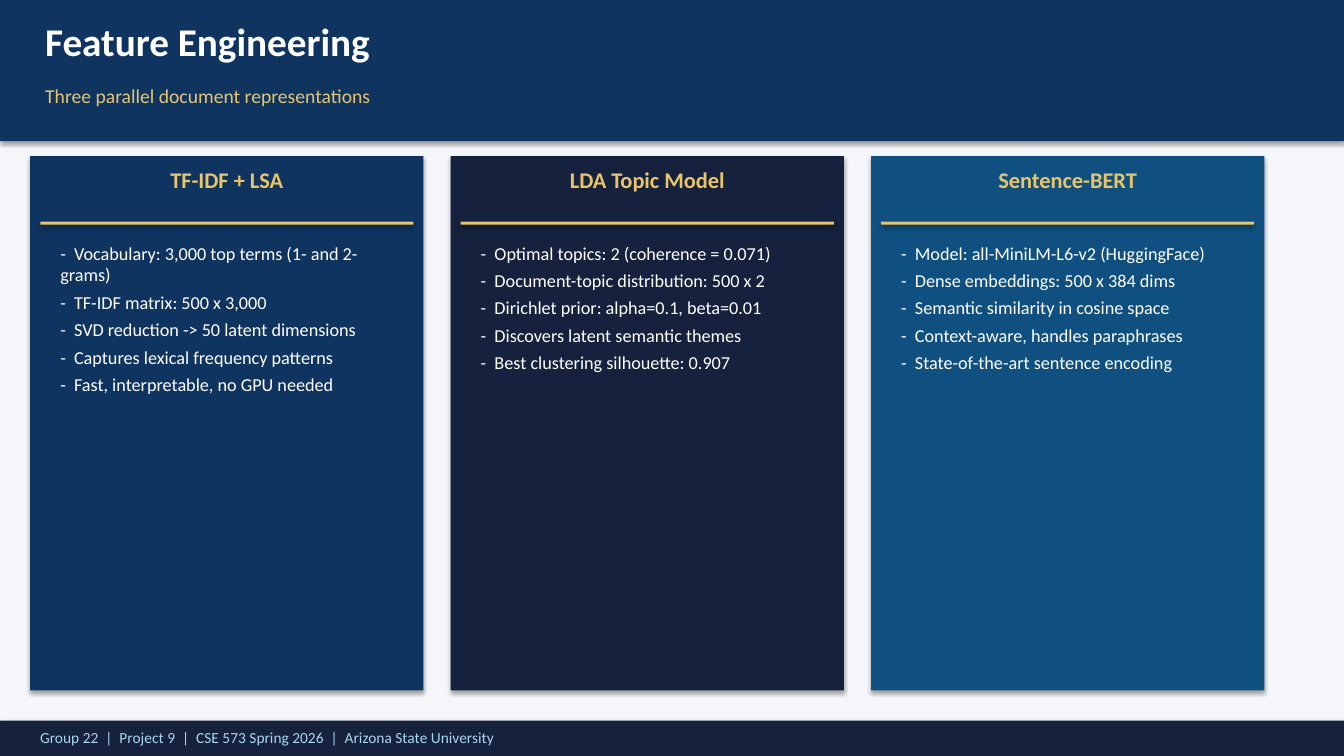
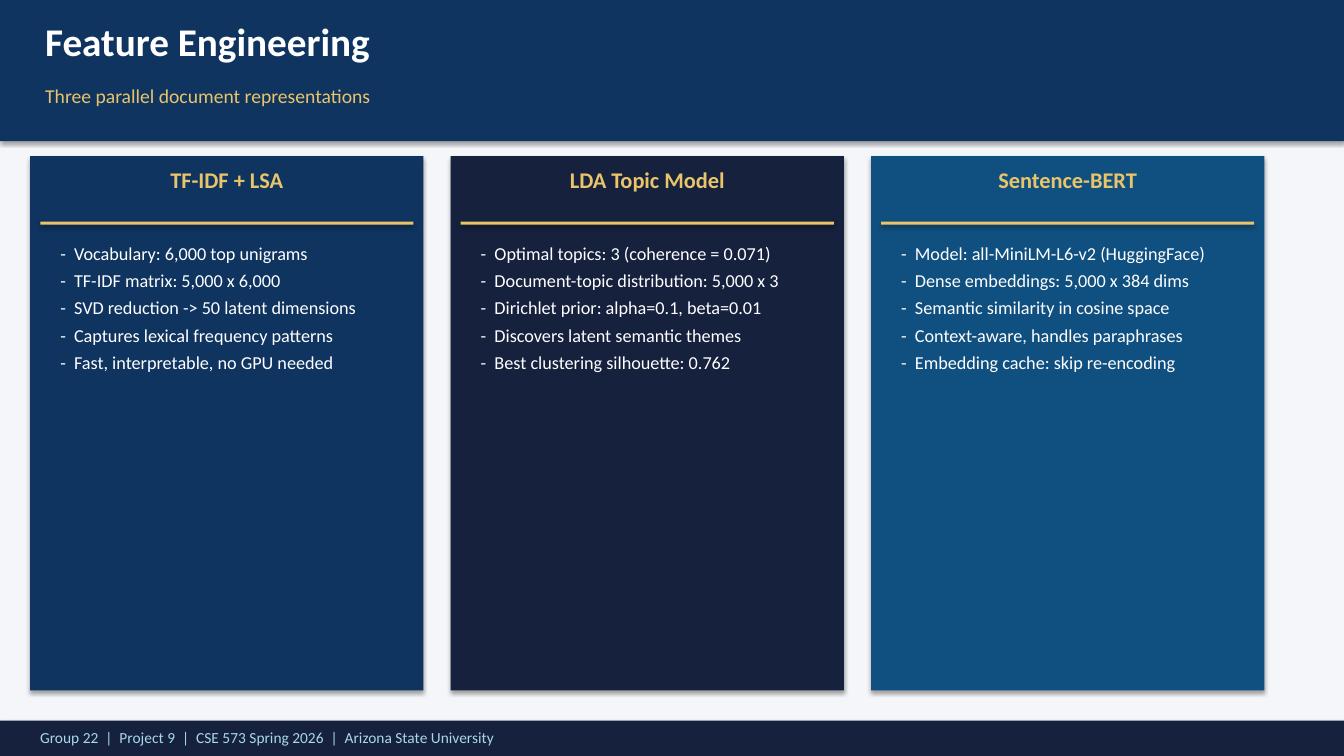
Before and after one commit to ReethikaGogireddy/PatentSummarizer, a slide deck: slide 5 of Group22-Project9-SP26-Group-DEMO-Presentation.pptx. Drawn at 1344x756 pixels with LibreOffice and Linux fonts; fonts in the diff are those of the drawing. Boxes give left, top, right and bottom in pixels: in the first picture for what was removed or moved away, otherwise in the second. Text is boxed around its words. In the diff, an @@ line names an element or a change of style, - is before the commit and + after.

Commit message:
Scale to 5,000 real USPTO patents (10x previous corpus)
Pipeline changes:
- features.py: scale-aware TF-IDF (unigrams above 2k docs, max_df=0.95),
  SBERT embedding cache to disk, gc.collect between heavy steps
- clustering.py: skip Hierarchical Ward at n>6000 (O(n^2) memory),
  reduced stability runs at scale
- main.py: --k argument now overrides silhouette-optimal k for
  interpretable clustering (matches CPC section count)

Result quality at 5k patents:
- LDA + KMeans:    Sil=0.762  DB=0.618  Stab=0.999
- TF-IDF + KMeans: Sil=0.113  DB=3.603  Stab=0.908
- Best ROUGE-1: SBERT + Hierarchical (0.284)
- Best ROUGE-L: LDA + KMeans (0.239)
- Pipeline runs in ~6 min on 8GB RAM laptop

Updated DEMO presentation with new metrics + 5000-patent dataset table.

```diff
--- a/Group22-Project9-SP26-Group-DEMO-Presentation.pptx
+++ b/Group22-Project9-SP26-Group-DEMO-Presentation.pptx
@@ text at [74, 247, 308, 289]: text changed @@
-- Vocabulary: 3,000 top terms (1- and 2-grams)
-- TF-IDF matrix: 500 x 3,000
+- Vocabulary: 6,000 top unigrams
+- TF-IDF matrix: 5,000 x 6,000
@@ text at [494, 247, 778, 290]: text changed @@
-- Optimal topics: 2 (coherence = 0.071)
-- Document-topic distribution: 500 x 2
+- Optimal topics: 3 (coherence = 0.071)
+- Document-topic distribution: 5,000 x 3
@@ text at [915, 274, 1189, 290]: text changed @@
-- Dense embeddings: 500 x 384 dims
+- Dense embeddings: 5,000 x 384 dims
@@ text at [494, 356, 730, 372]: text changed @@
-- Best clustering silhouette: 0.907
+- Best clustering silhouette: 0.762
@@ text at [915, 356, 1175, 372]: text changed @@
-- State-of-the-art sentence encoding
+- Embedding cache: skip re-encoding
```
Also in this commit, not shown: 6 other slides changed, 24 other files.
